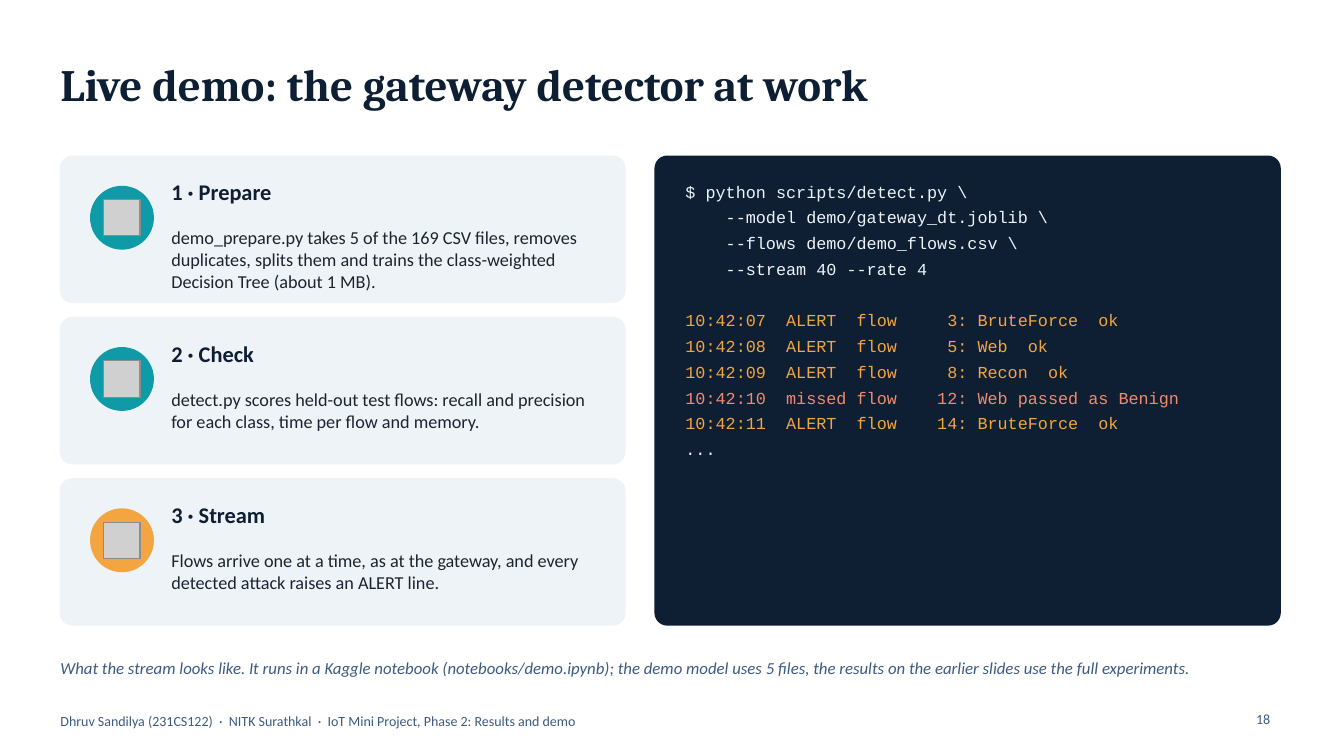
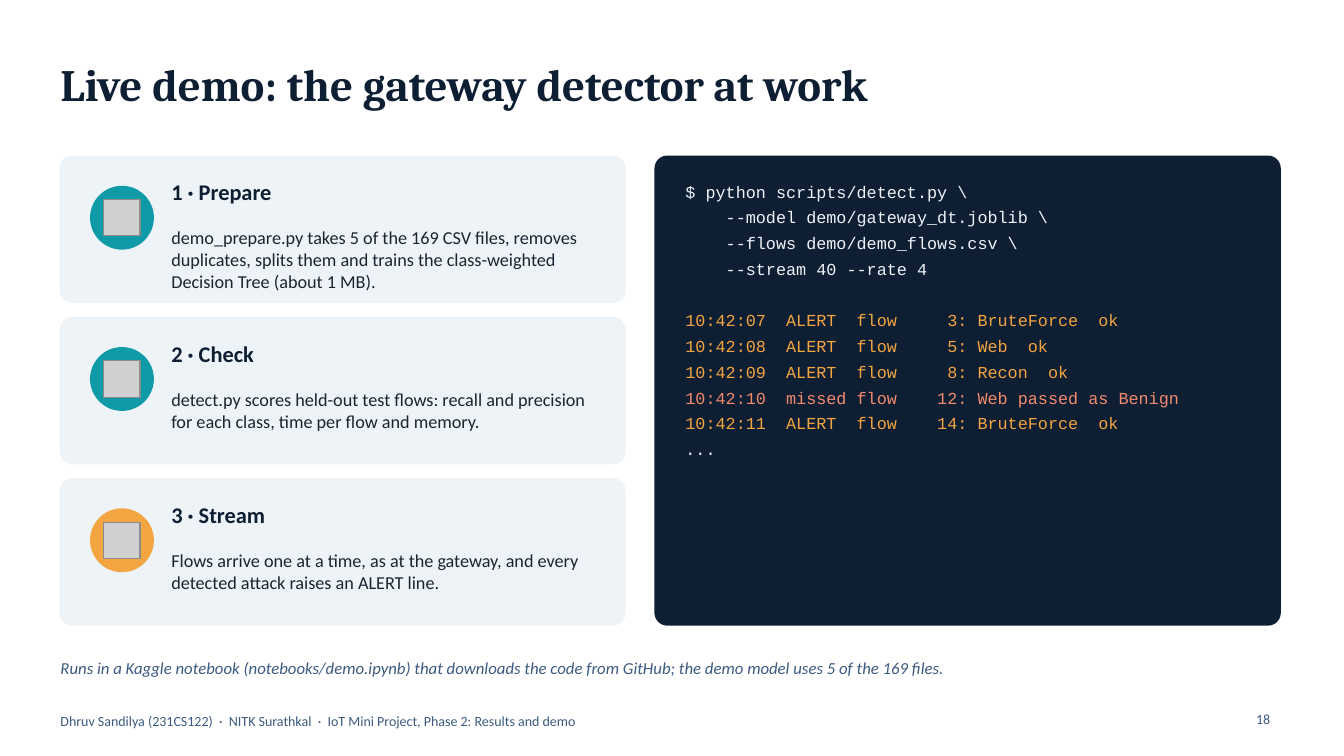
Before and after one commit to Dhruvsandilya0711/IoT_Mini_Project, a slide deck: slide 18 of slides/Phase2_Results.pptx. Drawn at 1344x756 pixels with LibreOffice and Linux fonts; fonts in the diff are those of the drawing; grey boxes stand for pictures. Boxes give left, top, right and bottom in pixels: in the first picture for what was removed or moved away, otherwise in the second. Text is boxed around its words. In the diff, an @@ line names an element or a change of style, - is before the commit and + after.

```diff
--- a/slides/Phase2_Results.pptx
+++ b/slides/Phase2_Results.pptx
@@ text at (60,662,944,677): text changed @@
-What the stream looks like. It runs in a Kaggle notebook (notebooks/demo.ipynb); the demo model uses 5 files, the results on the earlier slides use the full experiments.
+Runs in a Kaggle notebook (notebooks/demo.ipynb) that downloads the code from GitHub; the demo model uses 5 of the 169 files.
```
Also in this commit, not shown: 1 other slide changed, 3 other files.
